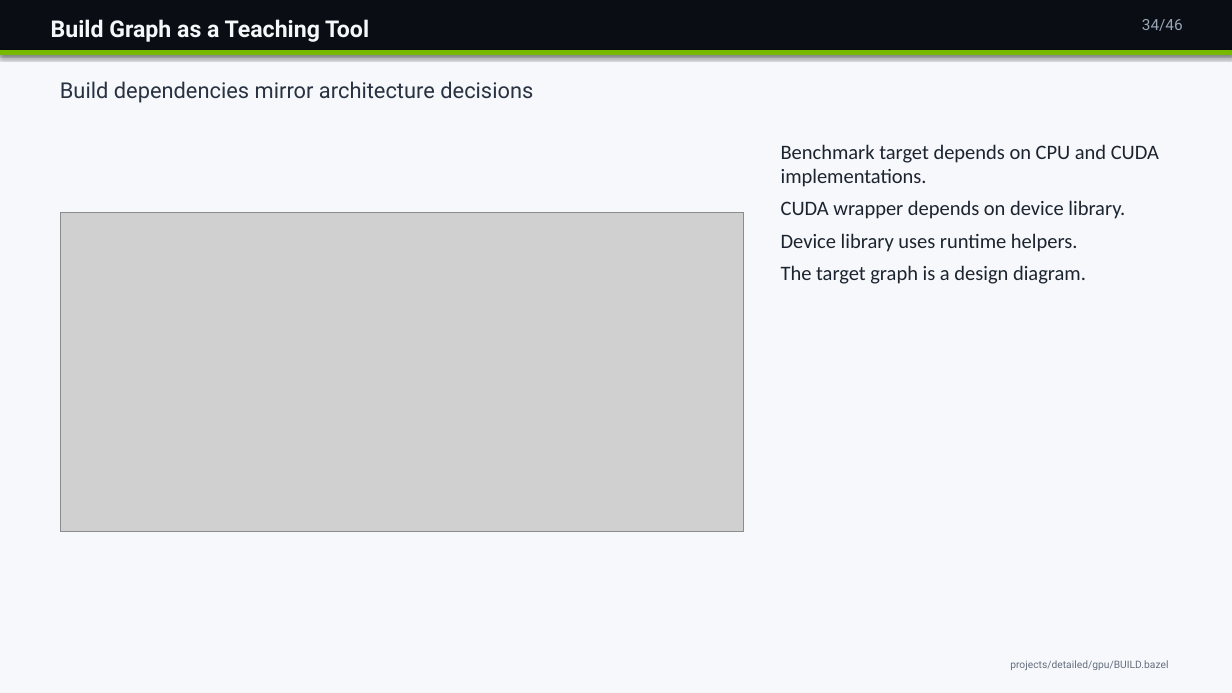
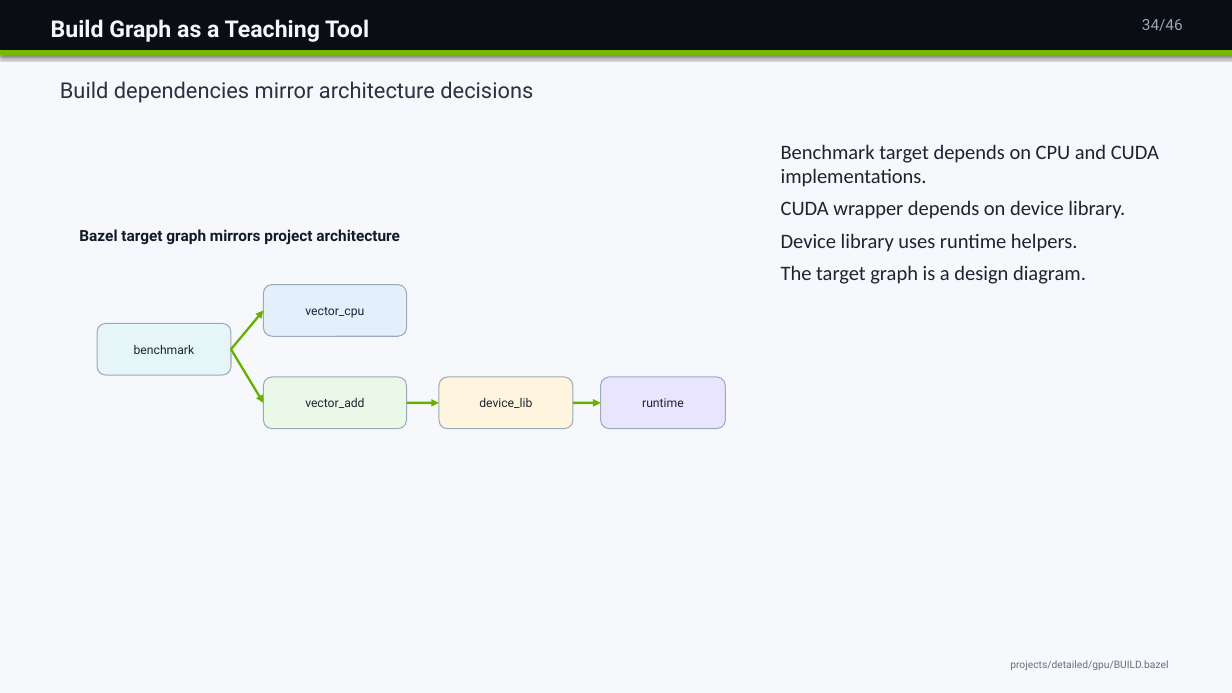
Before and after one commit to neudinger/formation, a slide deck: slide 34 of Day1_Repository_Foundation_First_CUDA_Feature.pptx. Drawn at 1232x693 pixels with LibreOffice and Linux fonts; fonts in the diff are those of the drawing; grey boxes stand for pictures. Boxes give left, top, right and bottom in pixels: in the first picture for what was removed or moved away, otherwise in the second. Text is boxed around its words. In the diff, an @@ line names an element or a change of style, - is before the commit and + after.

```diff
--- a/Day1_Repository_Foundation_First_CUDA_Feature.pptx
+++ b/Day1_Repository_Foundation_First_CUDA_Feature.pptx
@@ picture removed at [60, 213, 744, 531] @@
@@ text added at [79, 229, 400, 245], 12 pt, text #121B2A, bold @@
+Bazel target graph mirrors project architecture
@@ rounded rectangle added at [263, 285, 407, 336], fill #E4EFFC, outline #9BA9B8 0.8 pt, 9.5 pt, text #1C2430 @@
+vector_cpu
@@ rounded rectangle added at [97, 323, 231, 375], fill #E6F6F8, outline #9BA9B8 0.8 pt, 9.5 pt, text #1C2430 @@
+benchmark
@@ arrow added from (231, 349) to (263, 311), #65B000 1.8 pt @@
@@ arrow added from (231, 349) to (263, 403), #65B000 1.8 pt @@
@@ rounded rectangle added at [263, 377, 407, 429], fill #EAF8E7, outline #9BA9B8 0.8 pt, 9.5 pt, text #1C2430 @@
+vector_add
@@ rounded rectangle added at [439, 377, 573, 429], fill #FFF4DE, outline #9BA9B8 0.8 pt, 9.5 pt, text #1C2430 @@
+device_lib
@@ rounded rectangle added at [601, 377, 726, 429], fill #EAE5FF, outline #9BA9B8 0.8 pt, 9.5 pt, text #1C2430 @@
+runtime
@@ arrow added from (407, 403) to (439, 403), #65B000 1.8 pt @@
@@ arrow added from (573, 403) to (601, 403), #65B000 1.8 pt @@
```
Also in this commit, not shown: 3 other slides changed, 1 other file.
